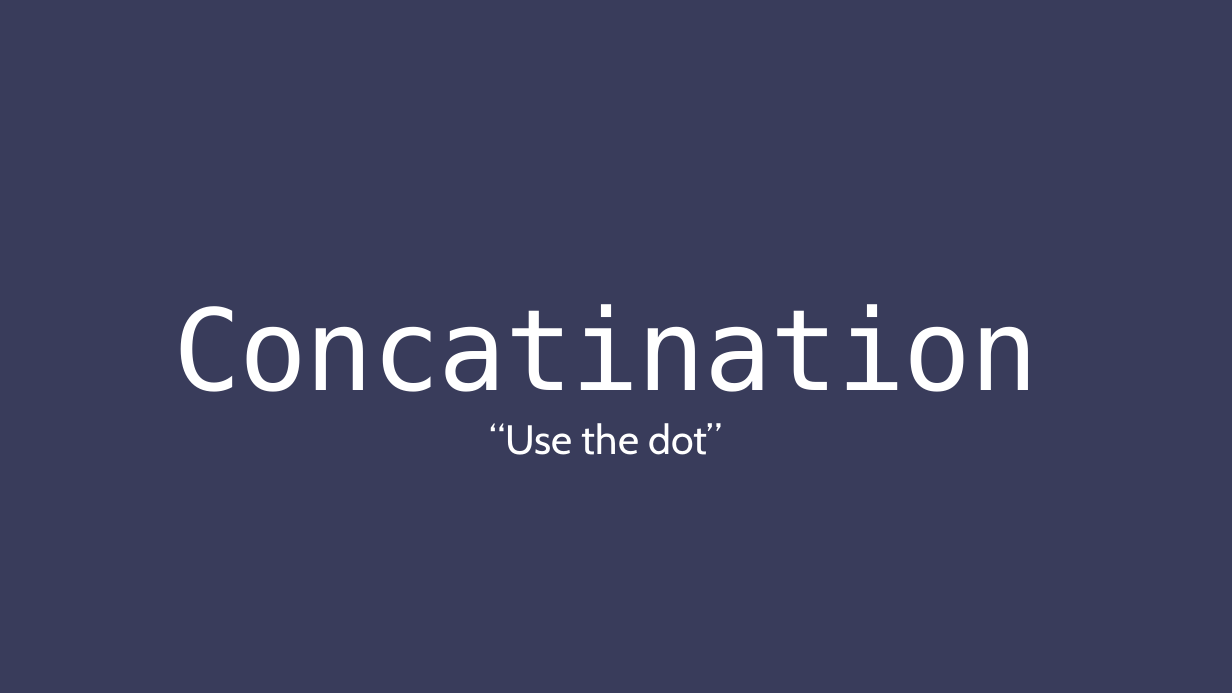
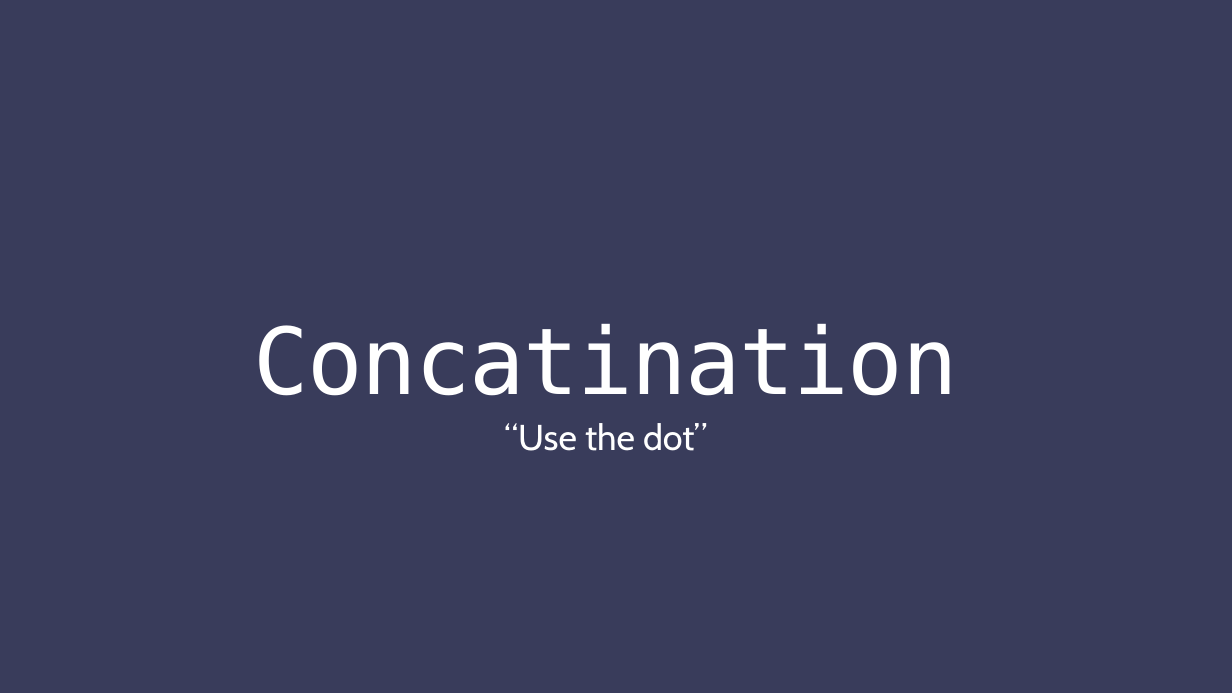
Before and after one commit to anh-khue/PhpSeminar, a slide deck: slide 23 of Build a simple website using PHP.pptx. Drawn at 1232x693 pixels with LibreOffice and Linux fonts; fonts in the diff are those of the drawing. Boxes give left, top, right and bottom in pixels: in the first picture for what was removed or moved away, otherwise in the second. Text is boxed around its words. In the diff, an @@ line names an element or a change of style, - is before the commit and + after.

```diff
--- a/Build a simple website using PHP.pptx
+++ b/Build a simple website using PHP.pptx
@@ title "Concatination" at (253, 324, 957, 396): size 88 to 72 pt @@
@@ text "“Use the dot”" at (504, 423, 707, 451): size 32 to 28 pt @@
```
Also in this commit, not shown: 10 other slides changed, 23 other files.
